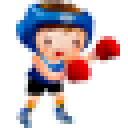
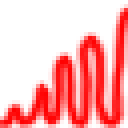
The second 128 x 128 image is a revision of the first. Changes to its layers:
added layer "Layer 37" above "Layer 36" over [0, 4, 128, 128]
hid "Layer 36" over [16, 0, 120, 128]
